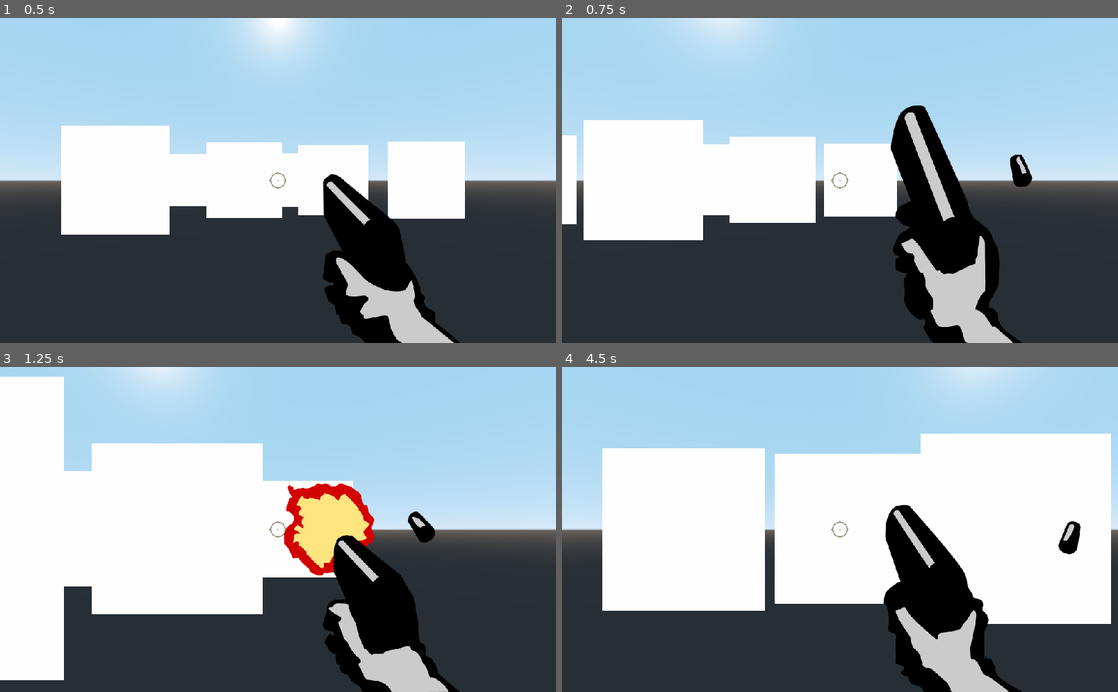
Above: before the commit, frames 1-4 (two rows, left to right).
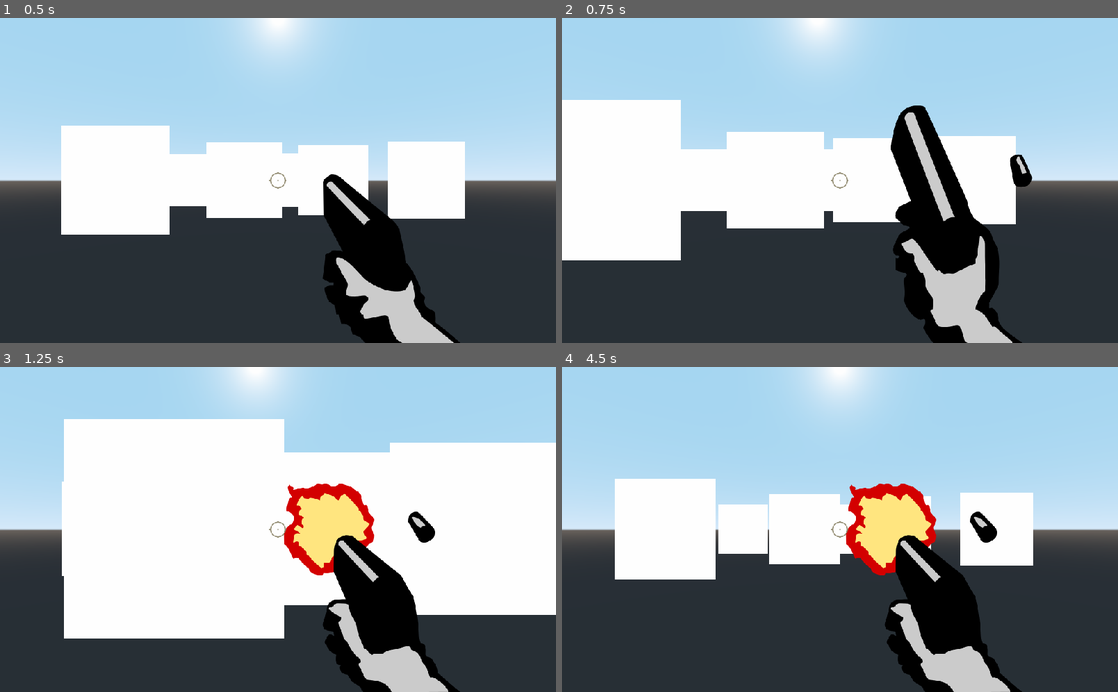
Above: after the commit, the same moments.

Repository: renanstn/godot-doom-clone
Game: Godot game, scene res://Scenes/World.tscn
The game is run twice, just before and just after one commit, with the same random seed, the same clock (stepped at 60 frames per second) and the same inputs. The project has no main scene, so this scene is started directly.
Inputs (mouse positions are in pixels of both pictures, inside the frame that each line leads up to):
- Up to frame 1 (0.5 s): no input
- Up to frame 2 (0.75 s): move the mouse to (867, 180) at 0.52 s; press the mouse at (867, 180) at 0.53 s; hold W (move_forwards) from 0.53 s (still down)
- Up to frame 3 (1.25 s): keep holding W (move_forwards)
- Up to frame 4 (4.5 s): keep holding W (move_forwards); move the mouse to (812, 529) at 1.27 s; release the mouse at (812, 529) at 1.28 s; click (812, 529) at 1.35 s; move the mouse to (851, 523) at 2.02 s; press the mouse at (851, 523) at 2.03 s; move the mouse to (834, 536) at 2.77 s; release the mouse at (834, 536) at 2.78 s; click (834, 536) at 2.85 s; move the mouse to (878, 532) at 3.52 s; press the mouse at (878, 532) at 3.53 s; move the mouse to (795, 526) at 4.27 s; release the mouse at (795, 526) at 4.28 s; click (795, 526) at 4.35 s

Frame 1 is identical in both runs. In frame 2, 11% of the frame differs, in the area x 0-82%, y 0-75%; in frame 3, 39%, in the area x 0-100%, y 0-97%; in frame 4, 36%.

Commit message:
Ajuste na sensibilidade do mouse

Diff:
--- a/doom-clone/Scripts/Player.gd
+++ b/doom-clone/Scripts/Player.gd
@@ -2,7 +2,7 @@
 
 
 const MOVE_SPEED = 4
-const MOUSE_SENS = 0.5
+const MOUSE_SENS = 0.1
 
 onready var anim_player = $AnimationPlayer
 onready var raycast = $RayCast
